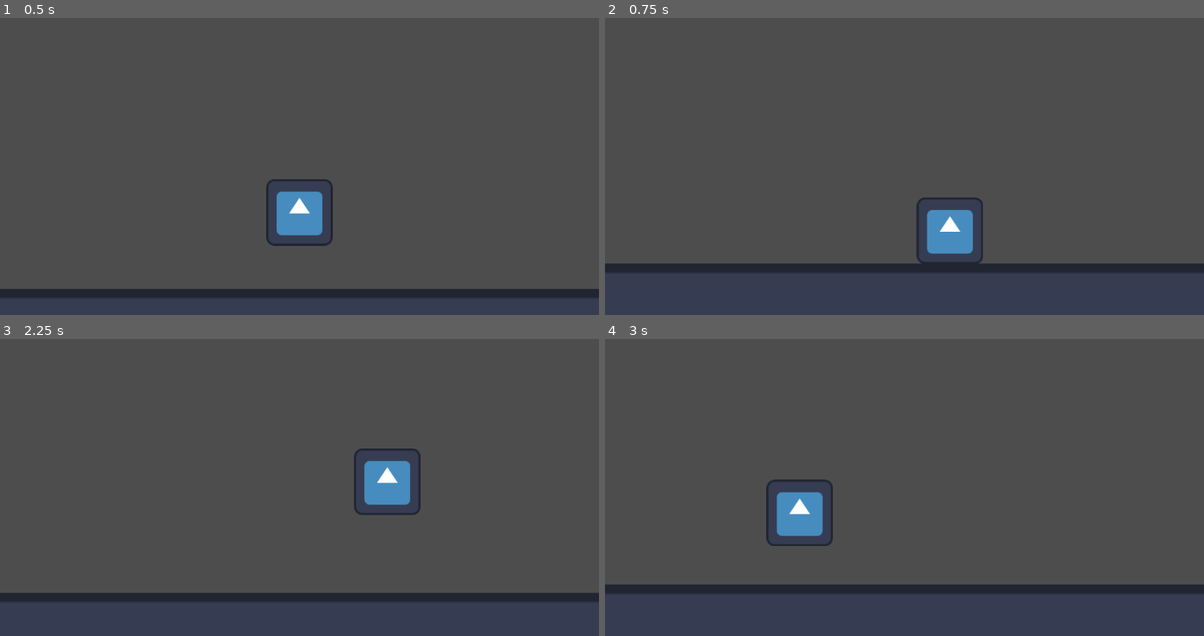
Above: before the commit, frames 1-4 (two rows, left to right).
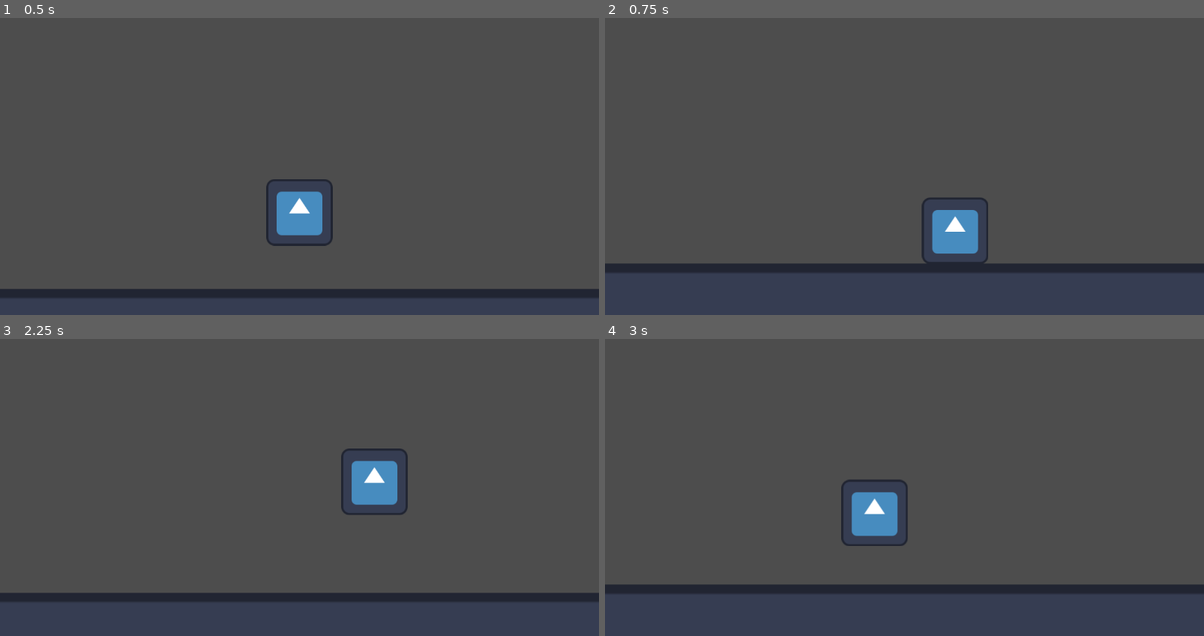
Above: after the commit, the same moments.

Repository: NxKuma/ISCS_Platformer
Game: Godot game, scene res://Scene/Main.tscn
The game is run twice, just before and just after one commit, with the same random seed, the same clock (stepped at 60 frames per second) and the same inputs. The engine's default icon, where the game draws it, is replaced by a stand-in: a white triangle on a blue panel in a dark square.
Inputs:
- Up to frame 1 (0.5 s): no input
- Up to frame 2 (0.75 s): hold D (Right) from 0.53 s (still down); hold Shift (Run) from 0.53 s (still down)
- Up to frame 3 (2.25 s): tap Space (Space) at 0.8, 1.35 s; release Shift (Run) at 1.28 s; tap Shift (Run) at 1.55 s; release D (Right) at 2.03 s; hold A (Left) from 2.03 s (still down); hold Shift (Run) from 2.03 s (still down)
- Up to frame 4 (3 s): tap Space (Space) at 2.3, 2.85 s; release A (Left) at 2.78 s; release Shift (Run) at 2.78 s; hold D (Right) from 2.78 s (still down)

Frame 1 is identical in both runs. In frame 2, 0.7% of the frame differs, in the area x 51-64%, y 60-83%; in frame 3, 1.1%; in frame 4, 3.0%, in the area x 26-51%, y 47-70%.

Commit message:
Modifying Speed Up

Diff:
--- a/Scene/Character.tscn
+++ b/Scene/Character.tscn
@@ -7,6 +7,7 @@
 
 [node name="Player" type="CharacterBody2D"]
 platform_floor_layers = 4294901761
+platform_wall_layers = 32
 script = ExtResource("1_vpxau")
 run_speed = 700
 jump_velocity = -800.0
--- a/Scene/Main.tscn
+++ b/Scene/Main.tscn
@@ -22,6 +22,8 @@
 
 [node name="StaticBody2D" type="StaticBody2D" parent="."]
 position = Vector2(593, 530)
+collision_layer = 33
+collision_mask = 33
 
 [node name="CollisionShape2D" type="CollisionShape2D" parent="StaticBody2D"]
 scale = Vector2(18.0277, 1.37588)
--- a/Scripts/Player.gd
+++ b/Scripts/Player.gd
@@ -19,9 +19,8 @@
 	else:
 		jump_left = 2
 
-
 	# Handle jump.
-	if Input.is_action_just_pressed("Space") and is_on_floor():
+	if Input.is_action_just_pressed("Space") and (is_on_floor() or is_on_wall()):
 		velocity.y = jump_velocity
 		jump_left -= 1
 	elif Input.is_action_just_pressed("Space") and jump_left > 0:
@@ -32,19 +31,45 @@
 		velocity.y *= jump_deccelerate
 
 	#Handle Running
-	var speed:int = 0
-	if Input.is_action_pressed("Run"):
+	var speed:int
+	var speed_limit:int
+	if Input.is_action_pressed("Run") and is_on_floor():
 		speed = run_speed
+		speed_limit = 600
 	else:
 		speed = walk_speed
+		speed_limit = 300
 
 	# Get the input direction and handle the movement/deceleration.
 	# As good practice, you should replace UI actions with custom gameplay actions.
 	var direction = Input.get_axis("Left", "Right")
-	if direction:
-		velocity.x = move_toward(velocity.x, direction * speed, speed * accelerate)
-		#velocity.x = direction * speed
+	#Non-Preserved Momentum
+	#if direction:
+		#velocity.x = move_toward(velocity.x, direction * speed, speed * accelerate)
+		##velocity.x = direction * speed
+	#else:
+		#velocity.x = move_toward(velocity.x, 0, speed*deccelerate)
+#-----------------------------------------------------------------------------------------------
+	#Preserved Momentum
+
+	if Input.is_action_pressed("Left"):
+		if velocity.x > -speed_limit:
+			velocity.x += direction * speed
+		else:
+			velocity.x = -speed_limit
+	elif Input.is_action_pressed("Right"):
+		if velocity.x < speed_limit:
+			velocity.x += direction * speed
+		else:
+			velocity.x = speed_limit
+
+
+	#if direction:
+		##velocity.x = move_toward(velocity.x, direction * speed, speed * accelerate)
+		#if velocity.x <= speed_limit and velocity.x >= -speed_limit:
+			#velocity.x += direction * speed
 	else:
-		velocity.x = move_toward(velocity.x, 0, speed*deccelerate)
-
+		if is_on_floor():
+			velocity.x = move_toward(velocity.x, 0, speed*deccelerate)
+	print(velocity.x)
 	move_and_slide()
